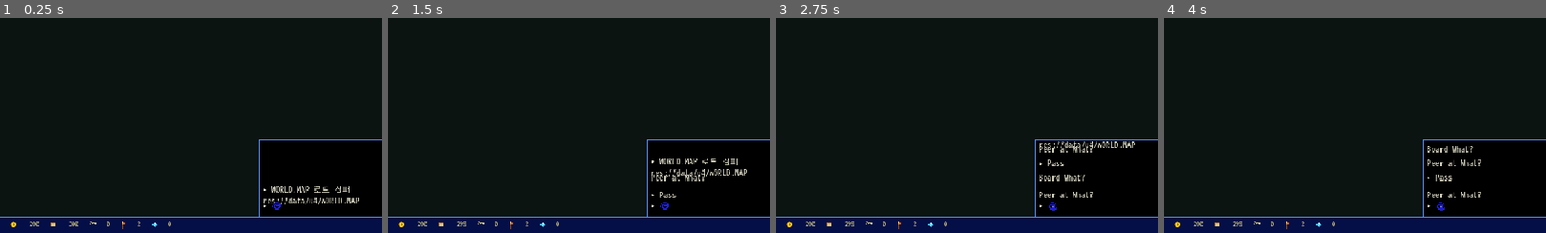
Above: before the commit, frames 1-4 (left to right).
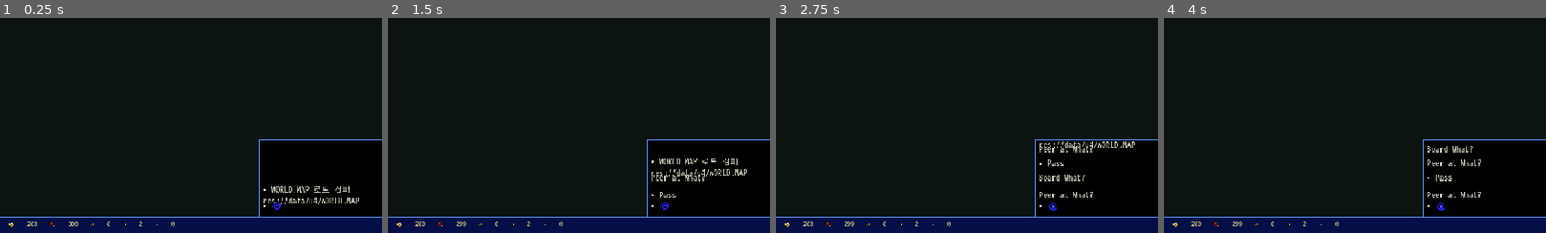
Above: after the commit, the same moments.

Repository: PureDarkChoco/Ultima4R
Game: Godot game, scene res://scenes/world/stub_world.tscn
Two runs of this game, one before a commit and one after it. Both use one fixed random seed, a clock stepped at 60 frames per second and the inputs below. This scene is started directly instead of the project's main scene.
Inputs (mouse positions are % of the whole screen's width and height, from its top left):
- Up to frame 1 (0.25 s): no input
- Up to frame 2 (1.5 s): tap Enter (confirm) at 0.5 s; move the mouse to (72, 45) at 0.52 s; hold Right (move_right) 0.53-1.25 s; tap P at 0.6 s; click (72, 45) at 0.67 s; tap Space at 0.77 s; drag from (30, 55) to (45, 70) at 1.27 s
- Up to frame 3 (2.75 s): tap Enter (confirm) at 2 s; move the mouse to (60, 28) at 2.02 s; hold Right (move_right) from 2.03 s (still down); hold B (choice_b) from 2.03 s (still down); tap P at 2.3 s
- Up to frame 4 (4 s): release Right (move_right) at 2.75 s; release B (choice_b) at 2.75 s; tap Enter (confirm) at 2.75, 3.5 s; drag from (45, 70) to (20, 35) at 2.77 s; move the mouse to (80, 65) at 3.52 s; hold Left (move_left) from 3.53 s (still down); tap Keypad Enter at 3.6 s; tap Space at 3.77 s; tap P at 3.8 s
The pictures show only the part of the screen within x 38-88%, y 50-100%; the shares and areas given below are measured in that part.

The runs differ from the first frame. In frame 1, 0.3% of the frame differs, in the area x 2-46%, y 94-99%; in frame 2, 0.3%; in frame 3, 0.3%; in frame 4, 0.3%.

Commit message:
Replace procedural inventory-bar icons with pixel art assets.
Load gold/food/key/torch/gem from assets/ui/hud with white-keying so they sit cleanly on the dark bar.

Co-authored-by: Cursor <cursoragent@cursor.com>

Diff:
--- a/src/ui/status_info_bar.gd
+++ b/src/ui/status_info_bar.gd
@@ -13,6 +13,11 @@
 ## Filenames do not match tip direction (e.g. n.png points south).
 ## Use the east-pointing sprite and rotate so tip == wind_dir compass.
 const WIND_EAST_PATH := "res://assets/ui/wind/w.png" ## visual tip = East
+const HUD_GOLD_PATH := "res://assets/ui/hud/gold.png"
+const HUD_FOOD_PATH := "res://assets/ui/hud/food.png"
+const HUD_KEY_PATH := "res://assets/ui/hud/key.png"
+const HUD_TORCH_PATH := "res://assets/ui/hud/torch.png"
+const HUD_GEM_PATH := "res://assets/ui/hud/gem.png"
 const MOON_CHAR0 := 20 # xu4 MOON_CHAR; phases 0..7
 const GLYPH := 16
 
@@ -24,7 +29,7 @@
 const ITEM_MAX := 99 # keys / torches / gems
 const STAT_NUM_W := 34.0 # "9999"
 const ITEM_NUM_W := 20.0 # "99"
-const ICON_SZ := 14.0
+const ICON_SZ := 16.0
 
 ## Moons / wind come from GameState world clock (xu4 timerFired).
 var trammel_phase: int = 0
@@ -94,6 +99,26 @@
 			img.convert(Image.FORMAT_RGBA8)
 		return ImageTexture.create_from_image(img)
 	return load(path) as Texture2D
+
+
+func _load_hud_icon(path: String) -> Texture2D:
+	## White paper bg → transparent so icons sit on the dark inventory bar.
+	var img := Image.new()
+	if img.load(path) != OK:
+		var loaded := load(path) as Texture2D
+		if loaded == null:
+			return null
+		img = loaded.get_image()
+	if img == null or img.is_empty():
+		return null
+	if img.get_format() != Image.FORMAT_RGBA8:
+		img.convert(Image.FORMAT_RGBA8)
+	for y in img.get_height():
+		for x in img.get_width():
+			var c := img.get_pixel(x, y)
+			if c.r > 0.92 and c.g > 0.92 and c.b > 0.92:
+				img.set_pixel(x, y, Color(0, 0, 0, 0))
+	return ImageTexture.create_from_image(img)
 
 
 func _load_wind_icons() -> void:
@@ -308,101 +333,20 @@
 
 
 func _coin_icon() -> Texture2D:
-	var img := Image.create(16, 16, false, Image.FORMAT_RGBA8)
-	img.fill(Color(0, 0, 0, 0))
-	var gold_c := Color(0.95, 0.78, 0.15, 1)
-	var dark := Color(0.55, 0.4, 0.05, 1)
-	for y in 16:
-		for x in 16:
-			var dx := x - 7.5
-			var dy := y - 7.5
-			var r2 := dx * dx + dy * dy
-			if r2 <= 36.0:
-				img.set_pixel(x, y, gold_c if r2 <= 25.0 else dark)
-	img.set_pixel(7, 6, dark)
-	img.set_pixel(8, 6, dark)
-	img.set_pixel(7, 7, dark)
-	img.set_pixel(7, 8, dark)
-	img.set_pixel(8, 8, dark)
-	return ImageTexture.create_from_image(img)
+	return _load_hud_icon(HUD_GOLD_PATH)
 
 
 func _food_icon() -> Texture2D:
-	var img := Image.create(16, 16, false, Image.FORMAT_RGBA8)
-	img.fill(Color(0, 0, 0, 0))
-	var crust := Color(0.72, 0.48, 0.18, 1)
-	var crumb := Color(0.92, 0.78, 0.45, 1)
-	for y in range(4, 12):
-		for x in range(3, 13):
-			img.set_pixel(x, y, crust if y == 4 or y == 11 or x == 3 or x == 12 else crumb)
-	return ImageTexture.create_from_image(img)
+	return _load_hud_icon(HUD_FOOD_PATH)
 
 
 func _key_icon() -> Texture2D:
-	## Simple classic key silhouette.
-	var img := Image.create(16, 16, false, Image.FORMAT_RGBA8)
-	img.fill(Color(0, 0, 0, 0))
-	var metal := Color(0.85, 0.82, 0.55, 1)
-	var dark := Color(0.45, 0.42, 0.22, 1)
-	# bow (ring)
-	for y in range(2, 8):
-		for x in range(2, 8):
-			var dx := x - 4.5
-			var dy := y - 4.5
-			var r2 := dx * dx + dy * dy
-			if r2 <= 9.0 and r2 >= 3.5:
-				img.set_pixel(x, y, metal if r2 <= 7.5 else dark)
-	# shaft
-	for x in range(7, 14):
-		img.set_pixel(x, 4, metal)
-		img.set_pixel(x, 5, dark)
-	# bit
-	img.set_pixel(12, 6, metal)
-	img.set_pixel(13, 6, metal)
-	img.set_pixel(13, 7, metal)
-	return ImageTexture.create_from_image(img)
+	return _load_hud_icon(HUD_KEY_PATH)
 
 
 func _torch_icon() -> Texture2D:
-	## Stick + flame.
-	var img := Image.create(16, 16, false, Image.FORMAT_RGBA8)
-	img.fill(Color(0, 0, 0, 0))
-	var wood := Color(0.55, 0.32, 0.12, 1)
-	var wood_d := Color(0.35, 0.18, 0.06, 1)
-	var flame := Color(1.0, 0.72, 0.15, 1)
-	var flame_c := Color(1.0, 0.35, 0.08, 1)
-	# shaft
-	for y in range(7, 15):
-		img.set_pixel(7, y, wood)
-		img.set_pixel(8, y, wood_d)
-	# flame
-	for y in range(1, 8):
-		for x in range(5, 11):
-			var dx := absf(x - 7.5)
-			var dy := float(7 - y)
-			if dx <= 2.2 - dy * 0.15 and dy >= 0:
-				img.set_pixel(x, y, flame if dx < 1.2 else flame_c)
-	img.set_pixel(7, 2, Color(1.0, 0.95, 0.55, 1))
-	return ImageTexture.create_from_image(img)
+	return _load_hud_icon(HUD_TORCH_PATH)
 
 
 func _gem_icon() -> Texture2D:
-	## Faceted diamond / gem.
-	var img := Image.create(16, 16, false, Image.FORMAT_RGBA8)
-	img.fill(Color(0, 0, 0, 0))
-	var gem := Color(0.35, 0.85, 0.95, 1)
-	var gem_d := Color(0.15, 0.45, 0.75, 1)
-	var gem_h := Color(0.85, 0.98, 1.0, 1)
-	# diamond outline roughly |◇|
-	for y in range(2, 14):
-		for x in range(3, 13):
-			var dx := absf(x - 7.5)
-			var dy := absf(y - 7.5)
-			if dx + dy <= 5.5:
-				var c := gem
-				if dx + dy > 4.2:
-					c = gem_d
-				elif dx < 1.2 and y < 7:
-					c = gem_h
-				img.set_pixel(x, y, c)
-	return ImageTexture.create_from_image(img)
+	return _load_hud_icon(HUD_GEM_PATH)
Binary file added: assets/ui/hud/food.png
Binary file added: assets/ui/hud/gem.png
Binary file added: assets/ui/hud/gold.png
Binary file added: assets/ui/hud/key.png
Binary file added: assets/ui/hud/torch.png
